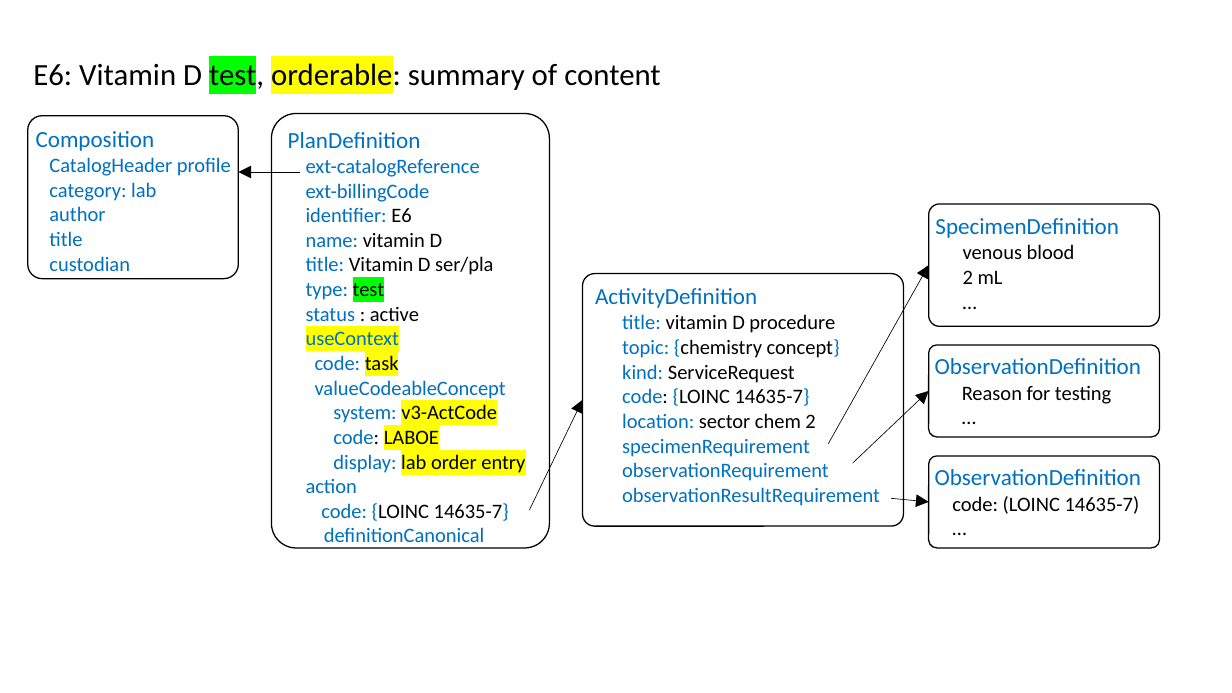
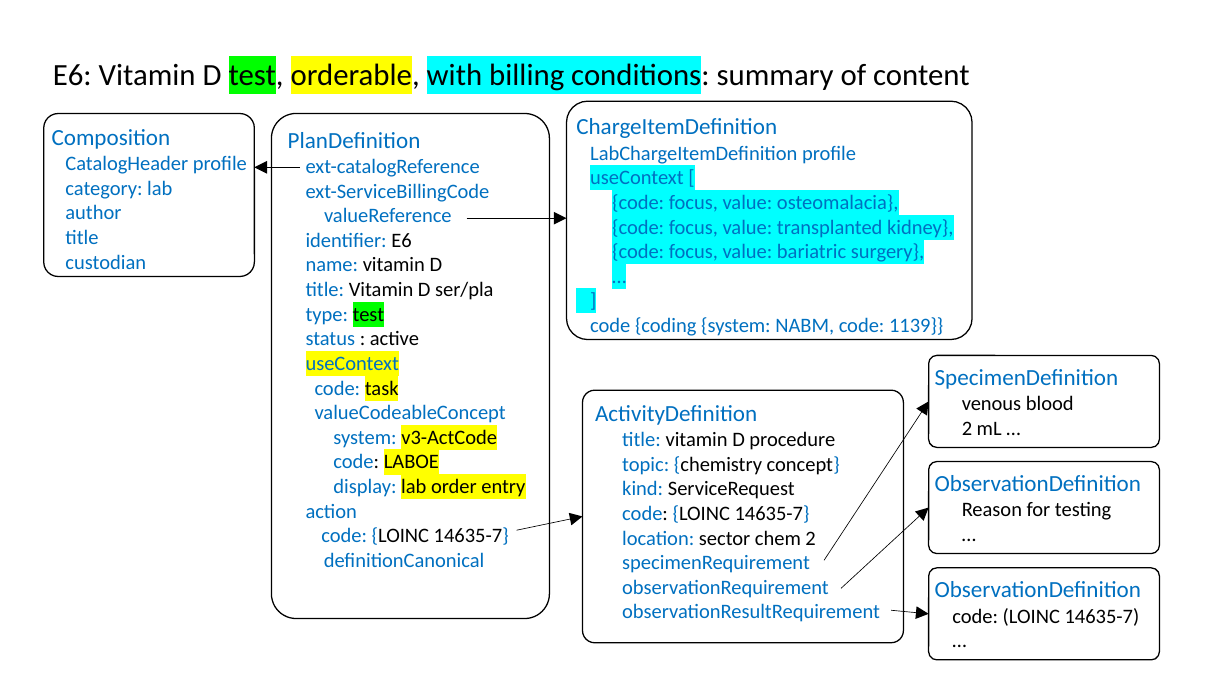
Before and after one commit to HL7/fhir-order-catalog, a slide deck: slide 1 of input/images-source/LabExampleE6Technical.pptx. Drawn at 1232x693 pixels with LibreOffice and Linux fonts; fonts in the diff are those of the drawing. Boxes give left, top, right and bottom in pixels: in the first picture for what was removed or moved away, otherwise in the second. Text is boxed around its words. In the diff, an @@ line names an element or a change of style, - is before the commit and + after.

Commit message:
Precisions on example E6 Vitamin D

```diff
--- a/input/images-source/LabExampleE6Technical.pptx
+++ b/input/images-source/LabExampleE6Technical.pptx
@@ text at (53,59,969,93): text changed @@
-E6: Vitamin D test, orderable: summary of content
+E6: Vitamin D test, orderable, with billing conditions: summary of content
@@ rounded rectangle "Composition": place and size @@
-rounded rectangle "Composition" at (28,116,238,278)
+rounded rectangle "Composition" at (43,114,254,276)
@@ rounded rectangle "PlanDefinition": place and size @@
-rounded rectangle "PlanDefinition" at (272,114,550,548)
+rounded rectangle "PlanDefinition" at (272,114,550,619)
@@ rounded rectangle added at (567,101,972,339), outline #000000 1 pt, 16 pt, text #0070C0 @@
+ChargeItemDefinition
+LabChargeItemDefinition profile
+useContext [
+{code: focus, value: osteomalacia},
+{code: focus, value: transplanted kidney},
+{code: focus, value: bariatric surgery},
+…
+]
+code {coding {system: NABM, code: 1139}}
@@ arrow moved from (300, 172) - (238, 172) to (300, 167) - (254, 167) @@
@@ text in rounded rectangle at (306,183,490,222): text changed @@
-ext-billingCode
+ext-ServiceBillingCode
+valueReference
@@ arrow added from (467, 218) to (567, 218), #000000 0.5 pt @@
@@ rounded rectangle "SpecimenDefinition": place and size @@
-rounded rectangle "SpecimenDefinition" at (929,204,1160,327)
+rounded rectangle "SpecimenDefinition" at (929,356,1160,448)
@@ rounded rectangle "ActivityDefinition": place and size @@
-rounded rectangle "ActivityDefinition" at (582,274,903,526)
+rounded rectangle "ActivityDefinition" at (582,390,903,642)
@@ arrow moved from (828, 444) - (929, 265) to (824, 560) - (929, 401) @@
@@ text in rounded rectangle at (962,421,1002,435): text changed @@
-2 mL
-…
+2 mL …
@@ rounded rectangle "ObservationDefinition": place and size @@
-rounded rectangle "ObservationDefinition" at (929,345,1160,437)
+rounded rectangle "ObservationDefinition" at (929,462,1160,555)
@@ arrow moved from (853, 463) - (929, 391) to (841, 589) - (929, 507) @@
@@ arrow moved from (530, 510) - (582, 400) to (517, 531) - (582, 517) @@
@@ rounded rectangle "ObservationDefinition": place and size @@
-rounded rectangle "ObservationDefinition" at (929,456,1160,548)
+rounded rectangle "ObservationDefinition" at (929,568,1160,661)
@@ arrow moved from (891, 498) - (929, 502) to (891, 610) - (929, 614) @@
```
Also in this commit, not shown: 5 other files.
